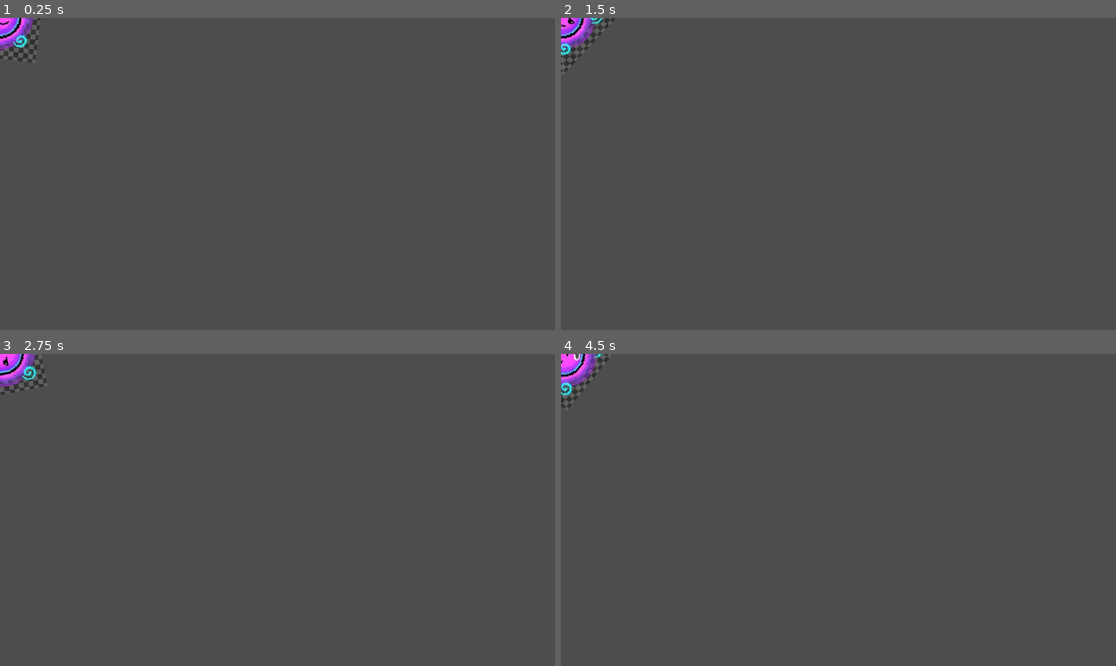
Above: before the commit, frames 1-4 (two rows, left to right).
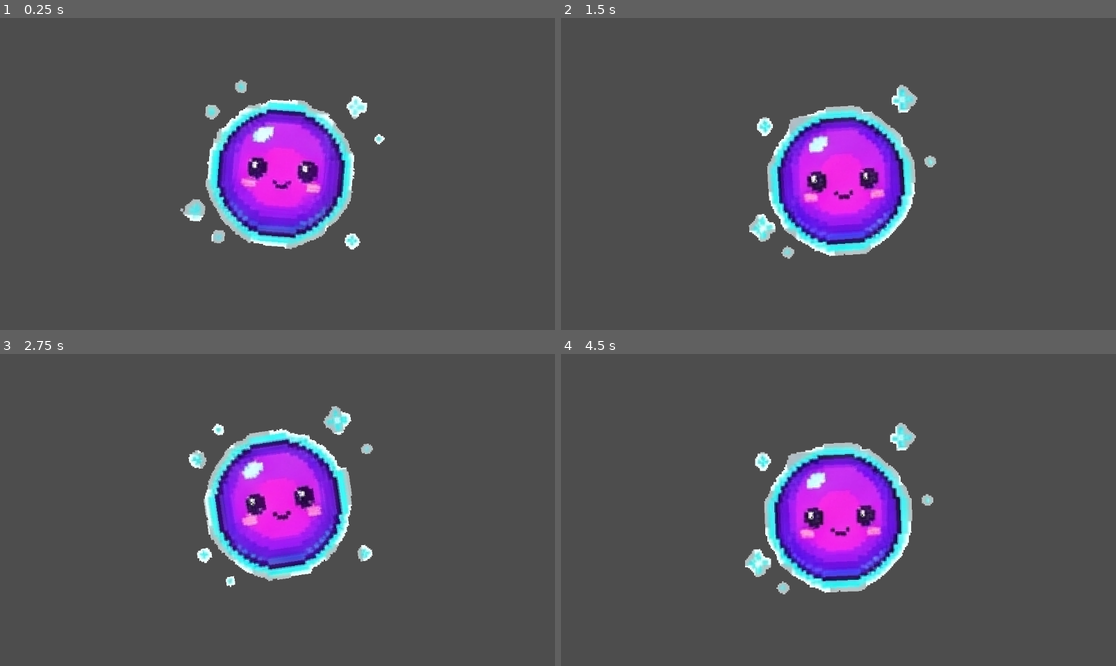
Above: after the commit, the same moments.

Repository: JohnEhresmann3D/antigravity
Game: Godot game, scene res://scenes/enemies/antigrav_orb.tscn
Two runs of this game, one before a commit and one after it. Both use one fixed random seed, a clock stepped at 60 frames per second and the inputs below. The project has no main scene, so this scene is started directly.
Inputs (mouse positions are in pixels of both pictures, inside the frame that each line leads up to):
- Up to frame 1 (0.25 s): no input
- Up to frame 2 (1.5 s): tap Enter at 0.5 s; move the mouse to (960, 158) at 0.52 s; hold Right (ui_right) 0.53-1.25 s; hold Shift 0.53-1.25 s; click (960, 158) at 0.67 s; drag from (727, 189) to (810, 236) at 1.27 s
- Up to frame 3 (2.75 s): move the mouse to (333, 441) at 2.02 s; hold Right (ui_right) from 2.03 s (still down); tap Ctrl at 2.1 s
- Up to frame 4 (4.5 s): release Right (ui_right) at 2.75 s; drag from (810, 572) to (672, 463) at 2.77 s; move the mouse to (1005, 556) at 3.52 s; hold Left (ui_left) 3.53-4.25 s; tap Alt at 3.6 s; drag from (672, 463) to (755, 432) at 4.27 s

The runs differ from the first frame. In frame 1, 11% of the frame differs, in the area x 0-70%, y 0-75%; in frame 2, 12%; in frame 3, 11%; in frame 4, 12%, in the area x 0-68%, y 0-78%.

Commit message:
Add antigrav orb improvements and glow generation tools
- Regenerated antigrav_orb sprite with proper transparency and charm
- Updated sprite to 1024x1024 with high-quality pixel art
- Added whimsical floating animation (bobbing, swaying, gentle rotation)
- Implemented dramatic gravity flip motion with 3-phase animation
- Fixed animation name to 'Idle' (capital I)
- Added Camera2D to antigrav_orb scene for testing
- Created glow map generation script for emission effects
- Updated animation setup guide with correct grid settings

Diff:
--- a/scenes/enemies/antigrav_orb.tscn
+++ b/scenes/enemies/antigrav_orb.tscn
@@ -1,33 +1,57 @@
-[gd_scene load_steps=12 format=3 uid="uid://d4b5fqux8uqg5"]
+[gd_scene load_steps=18 format=3 uid="uid://d4b5fqux8uqg5"]
 
 [ext_resource type="Script" uid="uid://w0fetbi7cr5s" path="res://scripts/enemies/antigrav_orb.gd" id="1_script"]
 [ext_resource type="Texture2D" uid="uid://qpqq35drm2w2" path="res://assets/sprites/enemies/antigrav_orb.png" id="2_sprite"]
 
 [sub_resource type="AtlasTexture" id="AtlasTexture_5ya5g"]
 atlas = ExtResource("2_sprite")
-region = Rect2(2, 44, 168, 168)
+region = Rect2(0, 179, 170, 168)
 
 [sub_resource type="AtlasTexture" id="AtlasTexture_edryq"]
 atlas = ExtResource("2_sprite")
-region = Rect2(338, 44, 168, 168)
+region = Rect2(170, 179, 170, 168)
 
 [sub_resource type="AtlasTexture" id="AtlasTexture_nw655"]
 atlas = ExtResource("2_sprite")
-region = Rect2(170, 44, 168, 168)
+region = Rect2(340, 179, 170, 168)
 
 [sub_resource type="AtlasTexture" id="AtlasTexture_3o0tx"]
 atlas = ExtResource("2_sprite")
-region = Rect2(506, 44, 168, 168)
+region = Rect2(510, 179, 170, 168)
 
 [sub_resource type="AtlasTexture" id="AtlasTexture_uats4"]
 atlas = ExtResource("2_sprite")
-region = Rect2(674, 44, 168, 168)
+region = Rect2(680, 179, 170, 168)
 
 [sub_resource type="AtlasTexture" id="AtlasTexture_7b3dn"]
 atlas = ExtResource("2_sprite")
-region = Rect2(842, 44, 168, 168)
+region = Rect2(850, 179, 170, 168)
 
-[sub_resource type="SpriteFrames" id="SpriteFrames_rofco"]
+[sub_resource type="AtlasTexture" id="AtlasTexture_rofco"]
+atlas = ExtResource("2_sprite")
+region = Rect2(0, 11, 170, 168)
+
+[sub_resource type="AtlasTexture" id="AtlasTexture_6w385"]
+atlas = ExtResource("2_sprite")
+region = Rect2(170, 11, 170, 168)
+
+[sub_resource type="AtlasTexture" id="AtlasTexture_6lp11"]
+atlas = ExtResource("2_sprite")
+region = Rect2(340, 11, 170, 168)
+
+[sub_resource type="AtlasTexture" id="AtlasTexture_mekyy"]
+atlas = ExtResource("2_sprite")
+region = Rect2(510, 11, 170, 168)
+
+[sub_resource type="AtlasTexture" id="AtlasTexture_podd4"]
+atlas = ExtResource("2_sprite")
+region = Rect2(680, 11, 170, 168)
+
+[sub_resource type="AtlasTexture" id="AtlasTexture_vj23k"]
+atlas = ExtResource("2_sprite")
+region = Rect2(850, 11, 170, 168)
+
+[sub_resource type="SpriteFrames" id="SpriteFrames_5ya5g"]
 animations = [{
 "frames": [{
 "duration": 1.0,
@@ -49,13 +73,31 @@
 "texture": SubResource("AtlasTexture_7b3dn")
 }],
 "loop": true,
+"name": &"Gravity Flip",
+"speed": 5.0
+}, {
+"frames": [{
+"duration": 1.0,
+"texture": SubResource("AtlasTexture_rofco")
+}, {
+"duration": 1.0,
+"texture": SubResource("AtlasTexture_6w385")
+}, {
+"duration": 1.0,
+"texture": SubResource("AtlasTexture_6lp11")
+}, {
+"duration": 1.0,
+"texture": SubResource("AtlasTexture_mekyy")
+}, {
+"duration": 1.0,
+"texture": SubResource("AtlasTexture_podd4")
+}, {
+"duration": 1.0,
+"texture": SubResource("AtlasTexture_vj23k")
+}],
+"loop": true,
 "name": &"Idle",
 "speed": 8.0
-}, {
-"frames": [],
-"loop": true,
-"name": &"default",
-"speed": 5.0
 }]
 
 [sub_resource type="CircleShape2D" id="CircleShape2D_body"]
@@ -70,9 +112,9 @@
 
 [node name="AnimatedSprite2D" type="AnimatedSprite2D" parent="."]
 texture_filter = 1
-sprite_frames = SubResource("SpriteFrames_rofco")
+sprite_frames = SubResource("SpriteFrames_5ya5g")
 animation = &"Idle"
-frame_progress = 0.11488283
+frame_progress = 0.47340932
 
 [node name="CollisionShape2D" type="CollisionShape2D" parent="."]
 shape = SubResource("CircleShape2D_body")
@@ -91,5 +133,9 @@
 [node name="CollisionShape2D" type="CollisionShape2D" parent="HurtBox"]
 shape = SubResource("CircleShape2D_body")
 
+[node name="Camera2D" type="Camera2D" parent="."]
+zoom = Vector2(3, 3)
+position_smoothing_enabled = true
+
 [connection signal="body_entered" from="DetectionArea" to="." method="_on_detection_area_body_entered"]
 [connection signal="body_exited" from="DetectionArea" to="." method="_on_detection_area_body_exited"]
--- a/scripts/enemies/antigrav_orb.gd
+++ b/scripts/enemies/antigrav_orb.gd
@@ -20,7 +20,7 @@
 
 func _ready():
 	add_to_group("enemies")
-	animated_sprite.play("idle")
+	animated_sprite.play("Idle")
 
 	# Randomize initial patrol pattern
 	patrol_pattern = randi() % 3
@@ -41,7 +41,7 @@
 
 	match state:
 		"idle":
-			animated_sprite.play("idle")
+			animated_sprite.play("Idle")
 		"patrol":
 			_patrol(delta)
 		"gravity_flip":
@@ -56,8 +56,15 @@
 
 	move_and_slide()
 
-	# Subtle rotation for visual effect
-	rotation += delta * 0.5
+	# Whimsical floating animation when idle
+	if state == "idle":
+		var time = Time.get_ticks_msec() * 0.001
+		# Gentle vertical bobbing
+		position.y += sin(time * 2.0) * 0.3
+		# Subtle horizontal sway
+		position.x += cos(time * 1.5) * 0.2
+		# Gentle rotation that changes direction
+		rotation = sin(time * 0.8) * 0.15
 
 
 func _patrol(delta):
@@ -79,15 +86,42 @@
 
 
 func _perform_gravity_flip():
-	"""Perform a gravity flip to show off the mechanic"""
+	"""Perform a gravity flip with dramatic motion"""
 	state = "gravity_flip"
 	animated_sprite.play("gravity_flip")
 	flip_cooldown = 3.0
 
-	await animated_sprite.animation_finished
+	# Store original values
+	var original_scale = animated_sprite.scale
+	var original_rotation = rotation
 
-	# Flip the sprite
+	# Phase 1: Charge up (0.3 seconds)
+	var tween = create_tween()
+	tween.set_parallel(true)
+	tween.tween_property(animated_sprite, "scale", original_scale * 1.2, 0.3)
+	tween.tween_property(self, "position:y", position.y - 10, 0.3).set_ease(Tween.EASE_OUT)
+	await tween.finished
+
+	# Phase 2: Spin flip (0.4 seconds) - dramatic 360° spin with position change
+	tween = create_tween()
+	tween.set_parallel(true)
+	tween.tween_property(self, "rotation", original_rotation + PI * 2, 0.4).set_ease(Tween.EASE_IN_OUT)
+	tween.tween_property(self, "position:y", position.y + 20, 0.4).set_ease(Tween.EASE_IN_OUT)
+	# Pulse the scale during spin
+	tween.tween_property(animated_sprite, "scale", original_scale * 0.8, 0.2).set_ease(Tween.EASE_IN)
+	await get_tree().create_timer(0.2).timeout
+	tween.tween_property(animated_sprite, "scale", original_scale * 1.1, 0.2).set_ease(Tween.EASE_OUT)
+	await tween.finished
+
+	# Flip the sprite vertically
 	animated_sprite.flip_v = !animated_sprite.flip_v
+
+	# Phase 3: Settle (0.3 seconds) - gentle wobble
+	tween = create_tween()
+	tween.set_parallel(true)
+	tween.tween_property(animated_sprite, "scale", original_scale, 0.3).set_ease(Tween.EASE_OUT)
+	tween.tween_property(self, "rotation", original_rotation, 0.3).set_ease(Tween.EASE_OUT)
+	await tween.finished
 
 	state = "patrol"
 
Not shown, changed: assets/sprites/enemies/ENEMIES_GUIDE.txt
Binary file changed: assets/sprites/enemies/antigrav_orb.png
Not shown, added: create_transparent_orb.py
Not shown, changed: docs/setup/ANIMATION_SETUP_GUIDE.md
Not shown, added: generate_glow_maps.py
Not shown, added: process_orb_transparency.py
